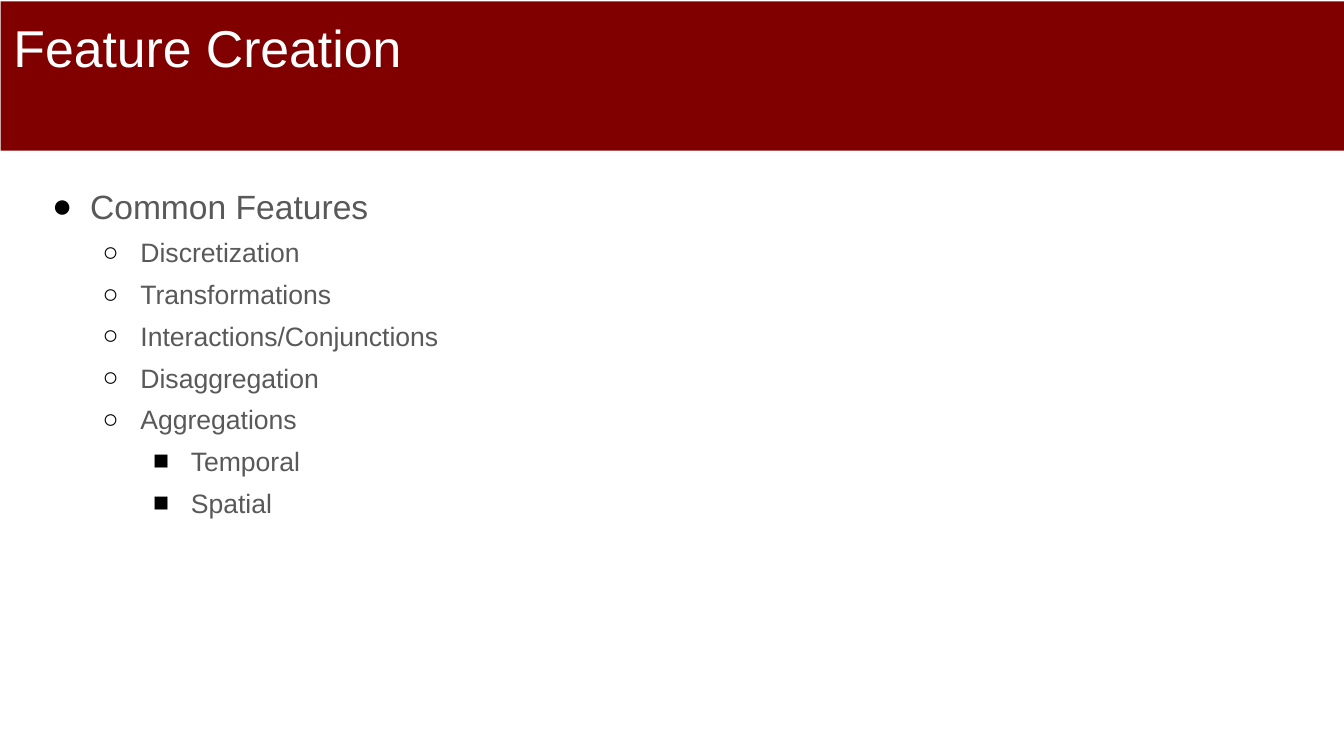
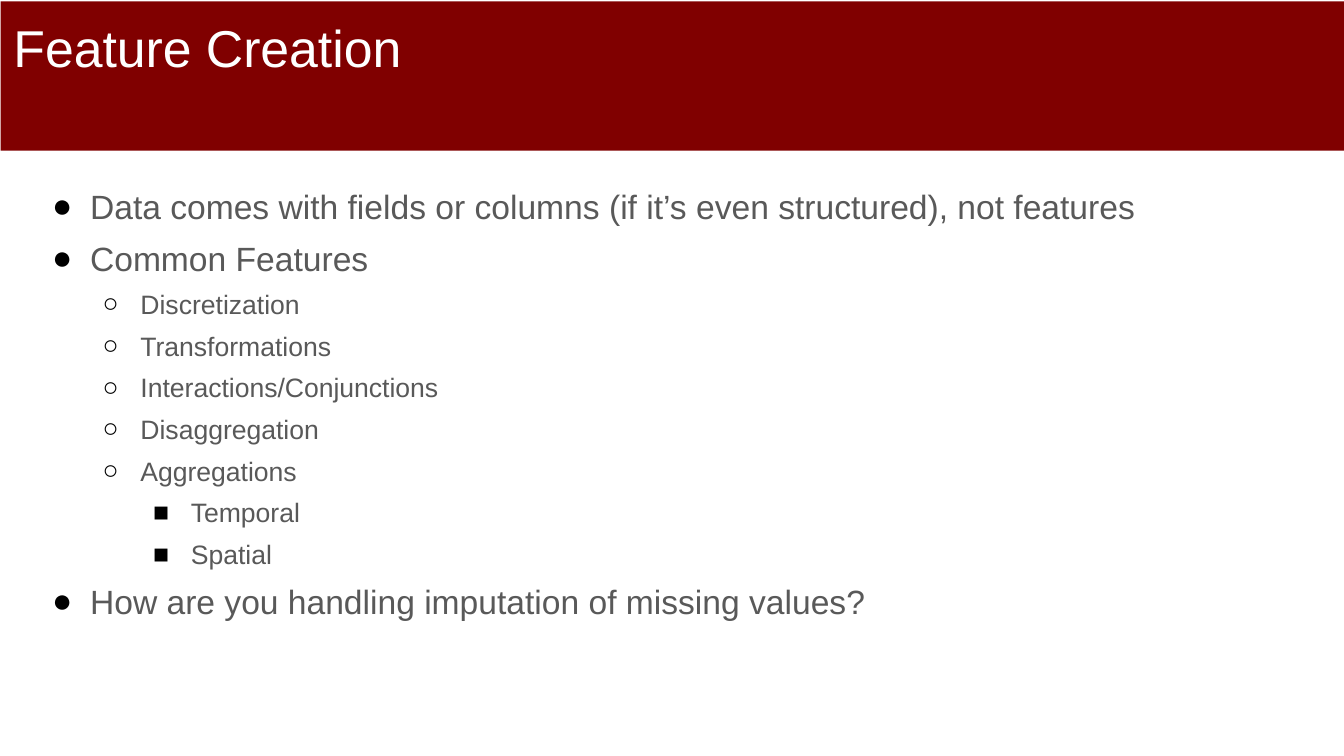
Before and after one commit to dssg/mlforpublicpolicylab, a slide deck: slide 12 of 04 - Machine Learning Pipelines/Machine-Learning-Pipelines.pptx. Drawn at 1344x756 pixels with LibreOffice and Linux fonts; fonts in the diff are those of the drawing. Boxes give left, top, right and bottom in pixels: in the first picture for what was removed or moved away, otherwise in the second. Text is boxed around its words. In the diff, an @@ line names an element or a change of style, - is before the commit and + after.

```diff
--- a/04 - Machine Learning Pipelines/Machine-Learning-Pipelines.pptx
+++ b/04 - Machine Learning Pipelines/Machine-Learning-Pipelines.pptx
@@ text at <box>90,194,1134,226</box>: paragraph added @@
+● Data comes with fields or columns (if it’s even structured), not features
@@ text at <box>90,589,865,621</box>: paragraph added @@
+● How are you handling imputation of missing values?
```
Also in this commit, not shown: 3 other slides changed.
